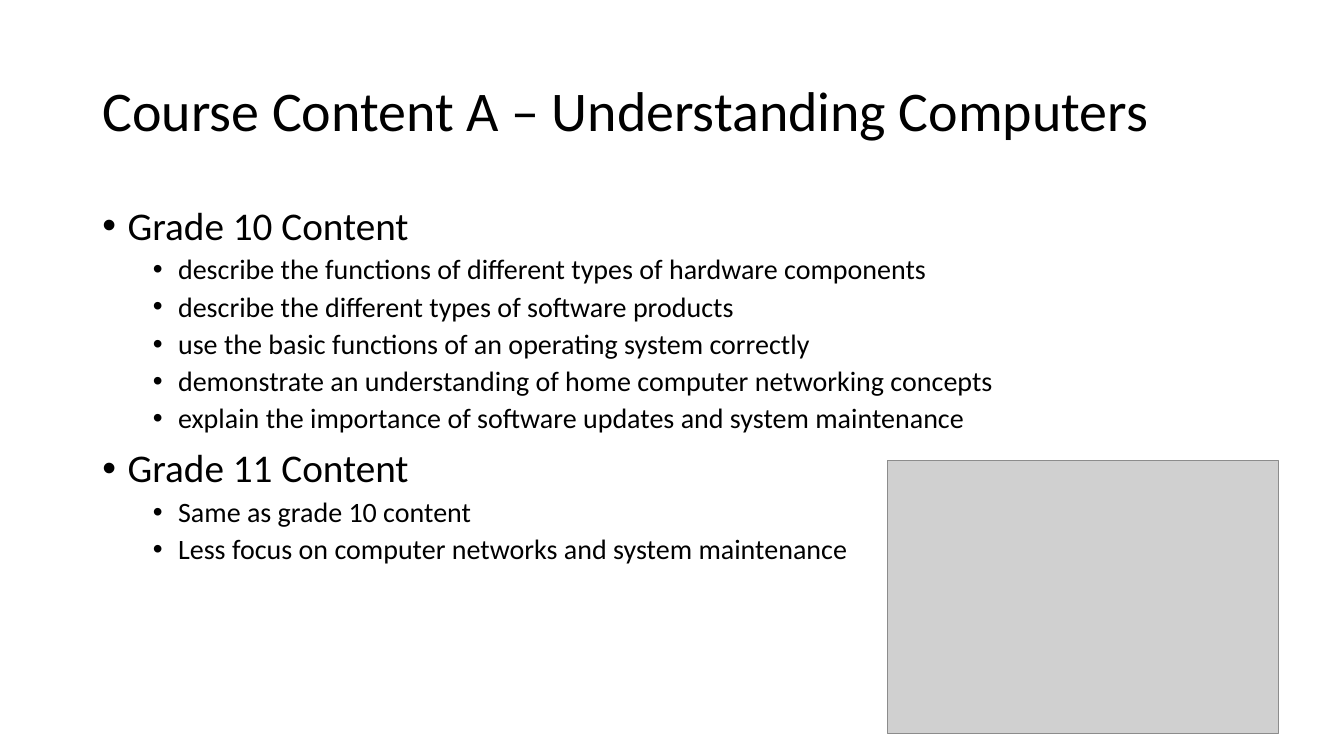
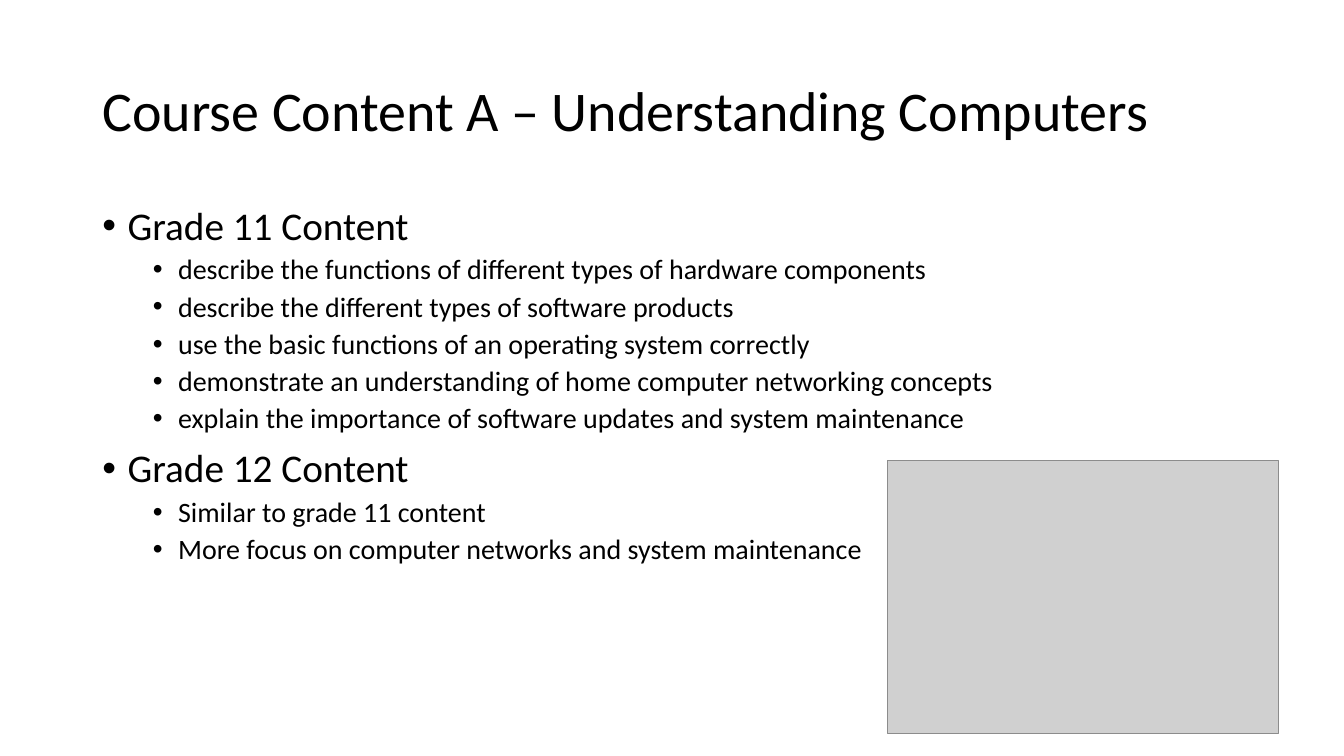
Before and after one commit to Greg5519/Old3C, a slide deck: slide 3 of Course Introduction.pptx. Drawn at 1344x756 pixels with LibreOffice and Linux fonts; fonts in the diff are those of the drawing; grey boxes stand for pictures. Boxes give left, top, right and bottom in pixels: in the first picture for what was removed or moved away, otherwise in the second. Text is boxed around its words. In the diff, an @@ line names an element or a change of style, - is before the commit and + after.

```diff
--- a/Course Introduction.pptx
+++ b/Course Introduction.pptx
@@ text at (128,212,408,241): text changed @@
-• Grade 10 Content
+• Grade 11 Content
@@ text at (128,454,861,564): text changed @@
-• Grade 11 Content
-  • Same as grade 10 content
-  • Less focus on computer networks and system maintenance
+• Grade 12 Content
+  • Similar to grade 11 content
+  • More focus on computer networks and system maintenance
```
Also in this commit, not shown: 5 other slides changed, 1 other file.
